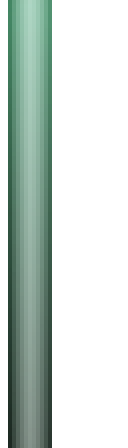
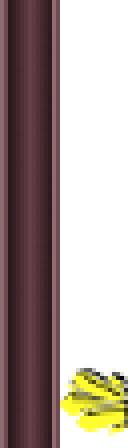
Two versions of the same layered image (128x448). Layer-by-layer changes:
hid group "FG-inter" (3 layers) over box(8, 0, 52, 448)
showed "bg" over box(0, 0, 60, 448)
added layer "crystal-growth.png copy" above "sun.png" over box(56, 364, 128, 440)
